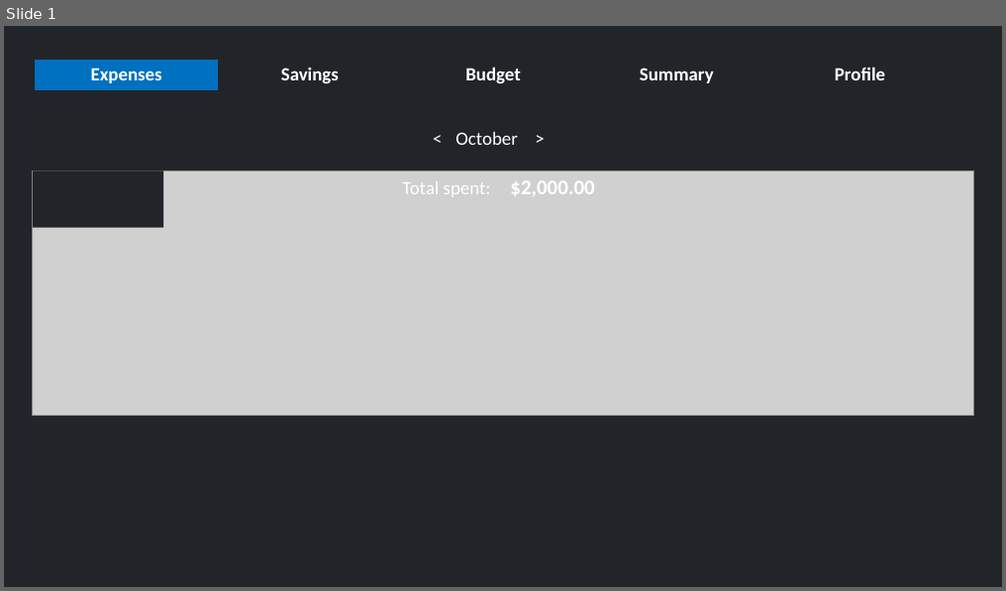
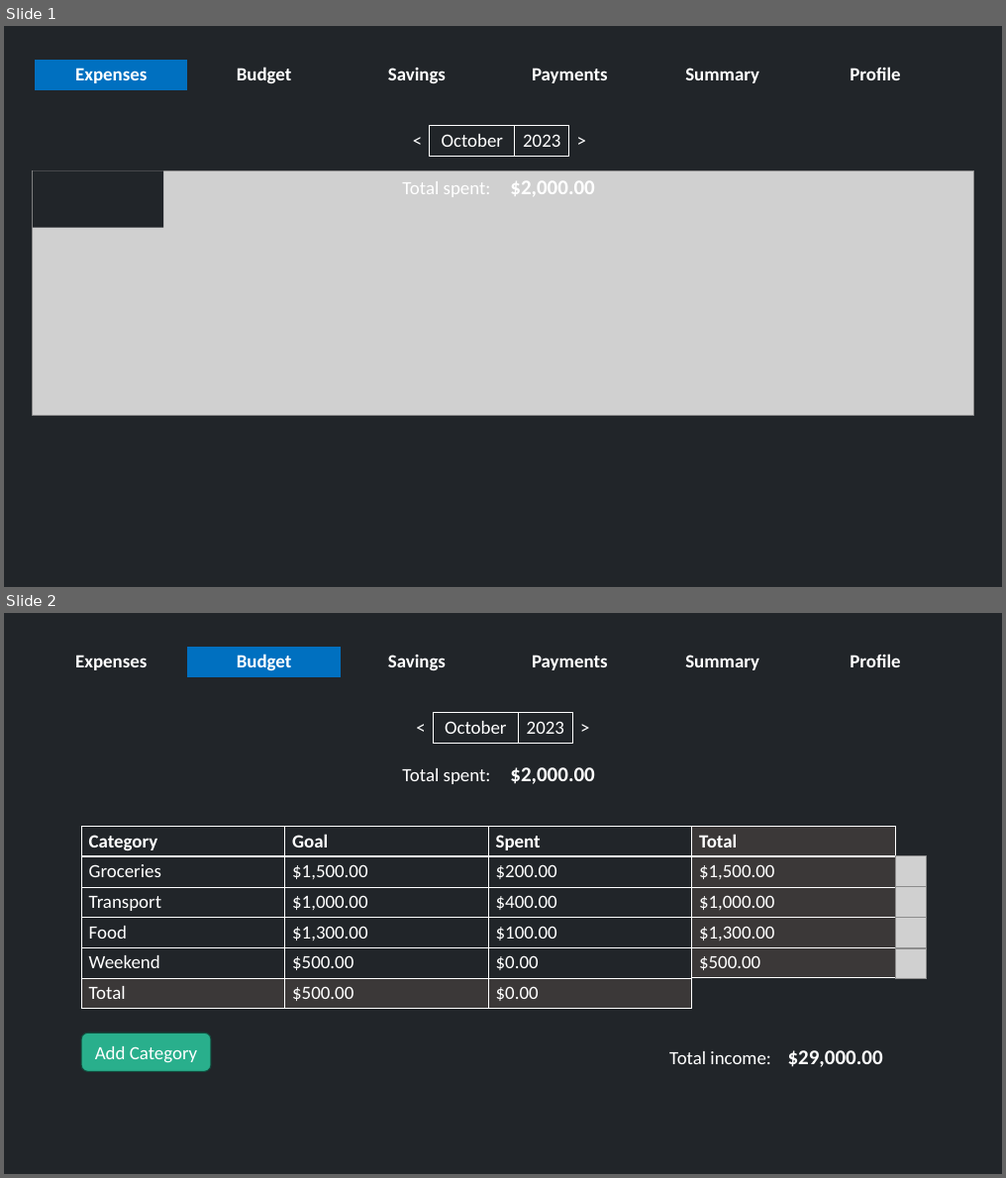
Before and after one commit to Daniel-dadu/ExpensesWebApp, a slide deck: front-end/MockupSimpleDesign.pptx. Shown one above the other, each under a label of ours: slide 1 before the commit, slides 1 and 2 after it. The pictures are 1006x591 and 1006x1178 pixels, drawn with LibreOffice and Linux fonts; fonts in the diff are those of the drawing; grey boxes stand for pictures. Boxes give left, top, right and bottom in pixels: in the first picture for what was removed or moved away, otherwise in the second. Text is boxed around its words. In the diff, an @@ line names an element or a change of style, - is before the commit and + after.

```diff
--- a/front-end/MockupSimpleDesign.pptx
+++ b/front-end/MockupSimpleDesign.pptx
@@ slide 2 added at <box>4,613,1002,1174</box>, background #212529 @@
@@ table added at <box>35,647,951,677</box>, 1 rows, 6 columns @@
+Expenses | Budget | Savings | Payments | Summary | Profile
@@ table added at <box>409,713,598,744</box>, 1 rows, 4 columns @@
+< | October | 2023 | >
@@ text added at <box>402,768,491,784</box>, 18 pt, text #FFFFFF @@
+Total spent:
@@ text added at <box>510,767,594,784</box>, 20 pt, text #FFFFFF, bold @@
+$2,000.00
@@ table added at <box>81,827,896,1008</box>, 6 rows, 4 columns @@
+Category | Goal | Spent | Total
+Groceries | $1,500.00 | $200.00 | $1,500.00
+Transport | $1,000.00 | $400.00 | $1,000.00
+Food | $1,300.00 | $100.00 | $1,300.00
+Weekend | $500.00 | $0.00 | $500.00
+Total | $500.00 | $0.00 | 
@@ picture added at <box>896,857,927,887</box> @@
@@ picture added at <box>896,887,927,918</box> @@
@@ picture added at <box>896,918,927,949</box> @@
@@ picture added at <box>896,950,927,980</box> @@
@@ rounded rectangle added at <box>81,1033,211,1072</box>, fill #29AF8C, outline #124D3D 1 pt, 18 pt, text #FFFFFF @@
+Add Category
@@ text added at <box>669,1052,771,1064</box>, 18 pt, text #FFFFFF @@
+Total income:
@@ text added at <box>788,1051,883,1067</box>, 20 pt, text #FFFFFF, bold @@
+$29,000.00
@@ slide 1 changed as well @@
@@ table at <box>35,60,951,90</box> @@
+column 2: Budget
-column 4, row 1: Budget
+column 4, row 1: Payments
@@ table at <box>405,126,595,157</box> @@
+column 3: 2023
@@ table: place and size @@
-table at <box>426,123,553,154</box>
+table at <box>405,126,595,157</box>
```
Also in this commit, not shown: 1 other slide changed, 3 other slides added.
